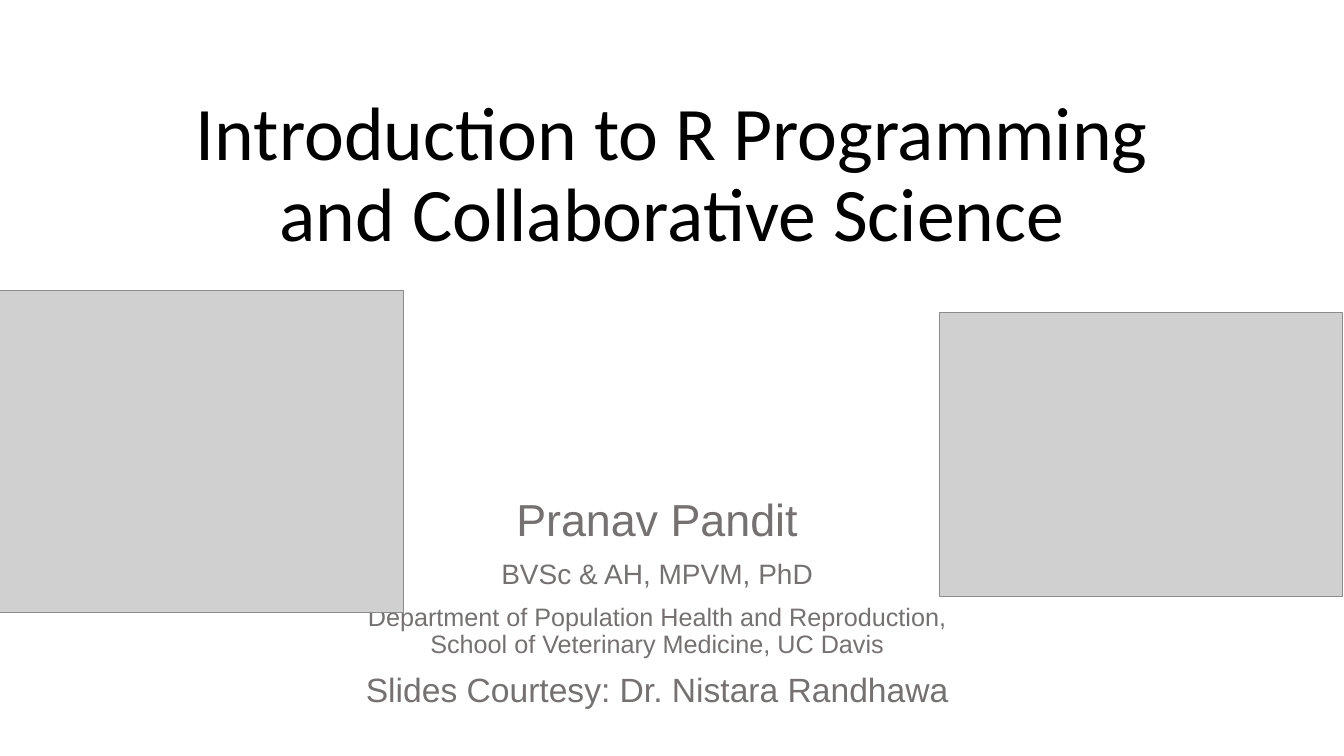
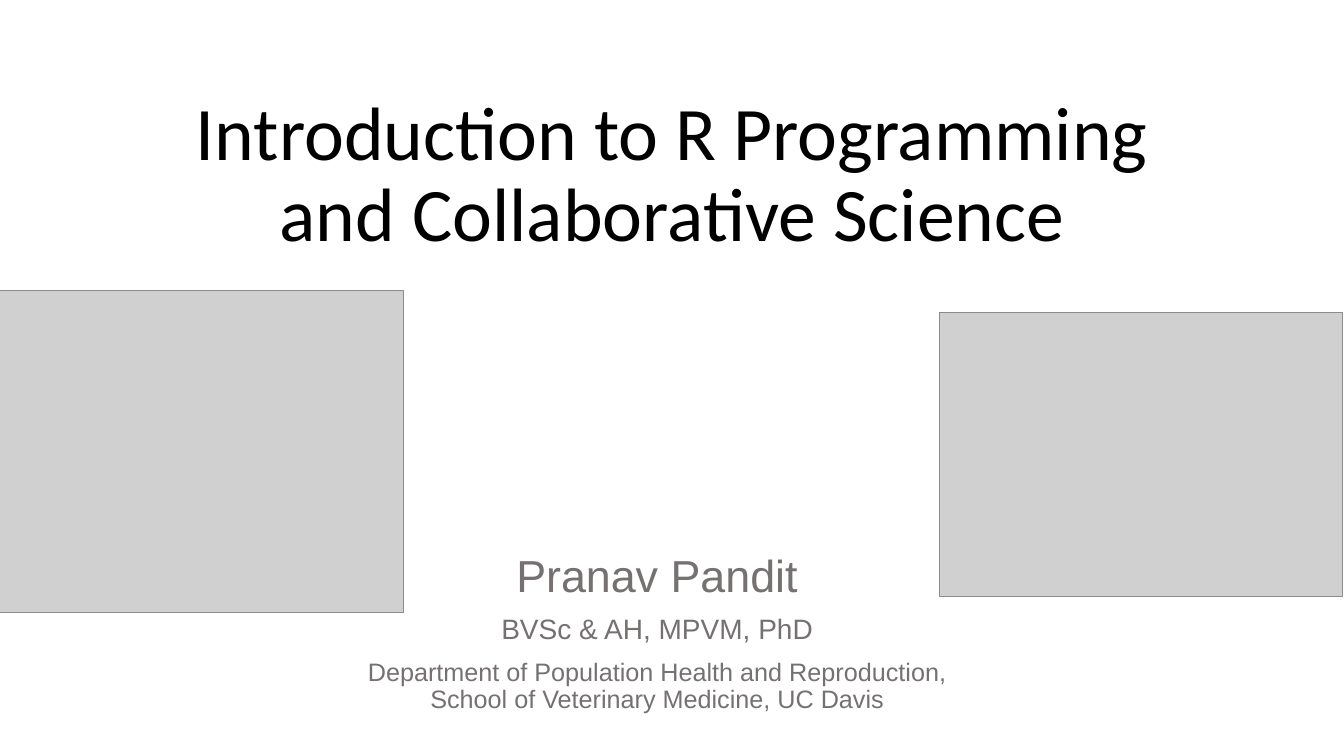
Before and after one commit to EpiPandit/MPM_200, a slide deck: slide 1 of Session 5/R and data management.pptx. Drawn at 1344x756 pixels with LibreOffice and Linux fonts; fonts in the diff are those of the drawing; grey boxes stand for pictures. Boxes give left, top, right and bottom in pixels: in the first picture for what was removed or moved away, otherwise in the second. Text is boxed around its words. In the diff, an @@ line names an element or a change of style, - is before the commit and + after.

```diff
--- a/Session 5/R and data management.pptx
+++ b/Session 5/R and data management.pptx
@@ text "Pranav Pandit": place and size @@
-text "Pranav Pandit" at [366, 503, 949, 709]
+text "Pranav Pandit" at [368, 559, 946, 713]
@@ text at [366, 677, 949, 709]: paragraph removed @@
-Slides Courtesy: Dr. Nistara Randhawa
```
Also in this commit, not shown: 4 other slides changed, 5 slides added, 7 slides removed, 5 other files.
